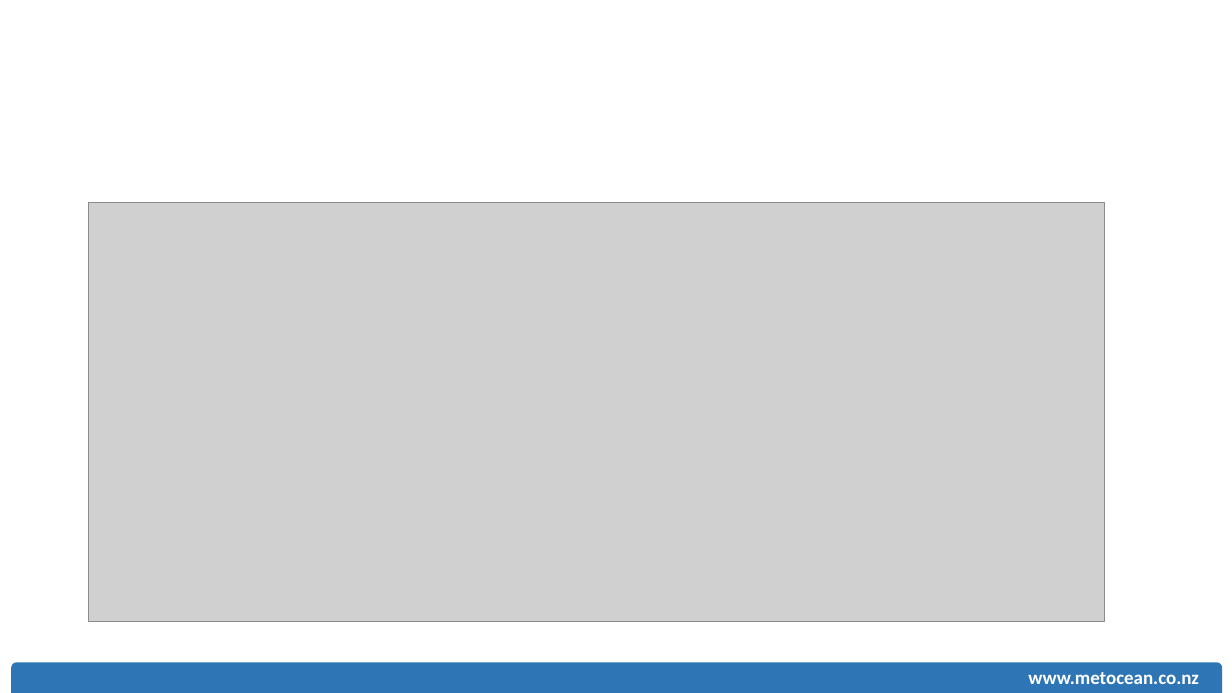
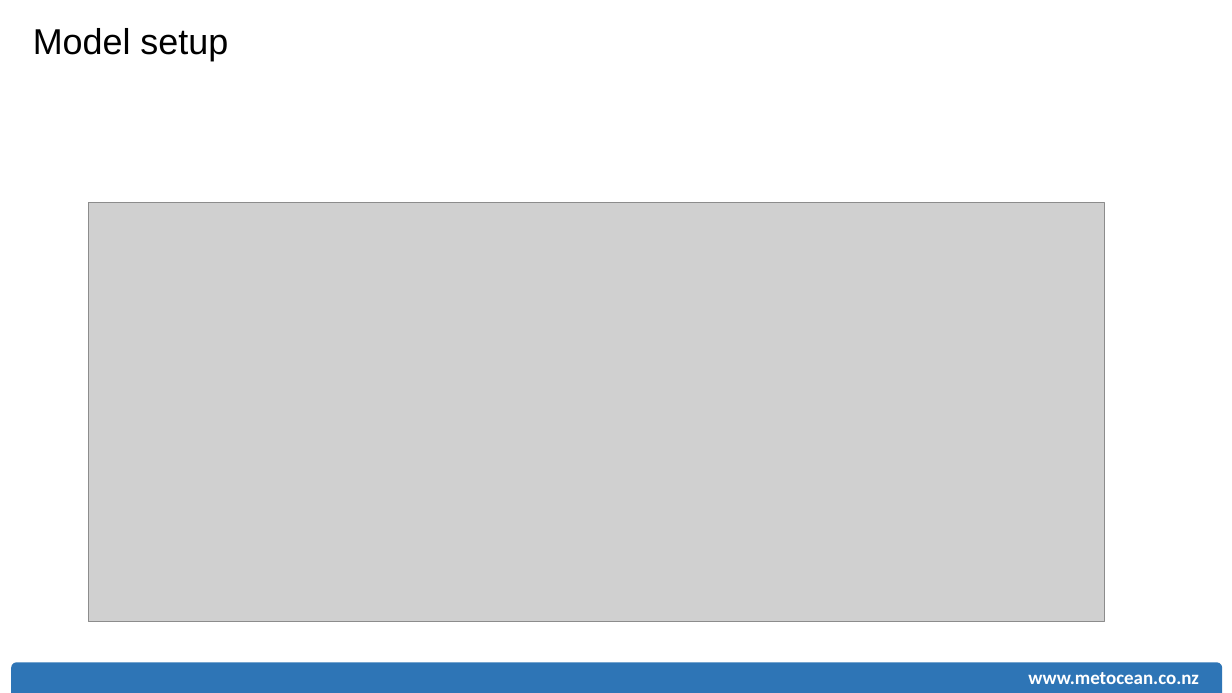
Before and after one commit to rsoutelino/CeP2015, a slide deck: slide 6 of soutelino_MSL_CeP2015.pptx (slide 7 before the commit). Drawn at 1232x693 pixels with LibreOffice and Linux fonts; fonts in the diff are those of the drawing; grey boxes stand for pictures. Boxes give left, top, right and bottom in pixels: in the first picture for what was removed or moved away, otherwise in the second. Text is boxed around its words. In the diff, an @@ line names an element or a change of style, - is before the commit and + after.

```diff
--- a/soutelino_MSL_CeP2015.pptx
+++ b/soutelino_MSL_CeP2015.pptx
@@ text added at (33,28,228,61), 28 pt, text #000000 @@
+Model setup
```
Also in this commit, not shown: 12 other slides changed, 1 slide removed.
